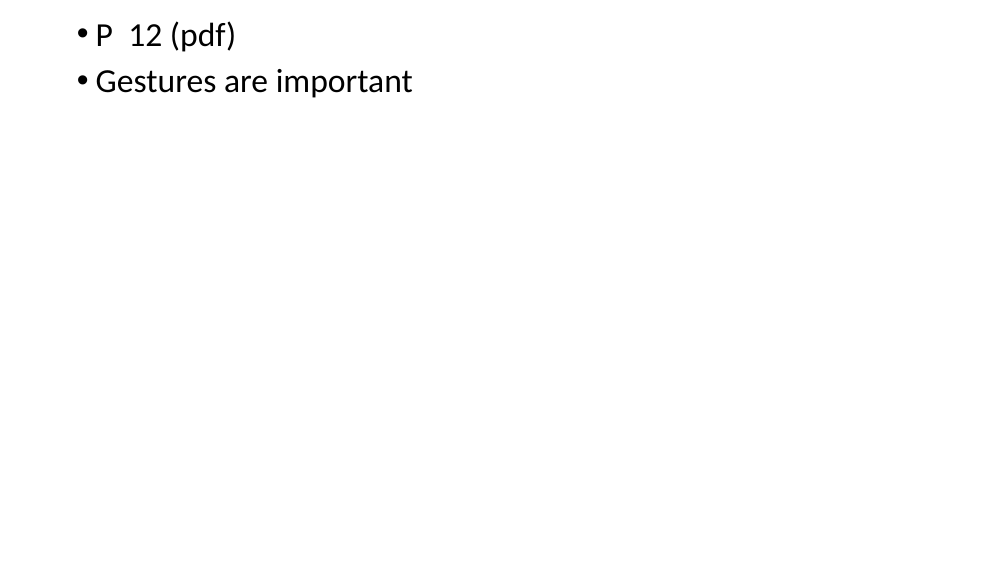
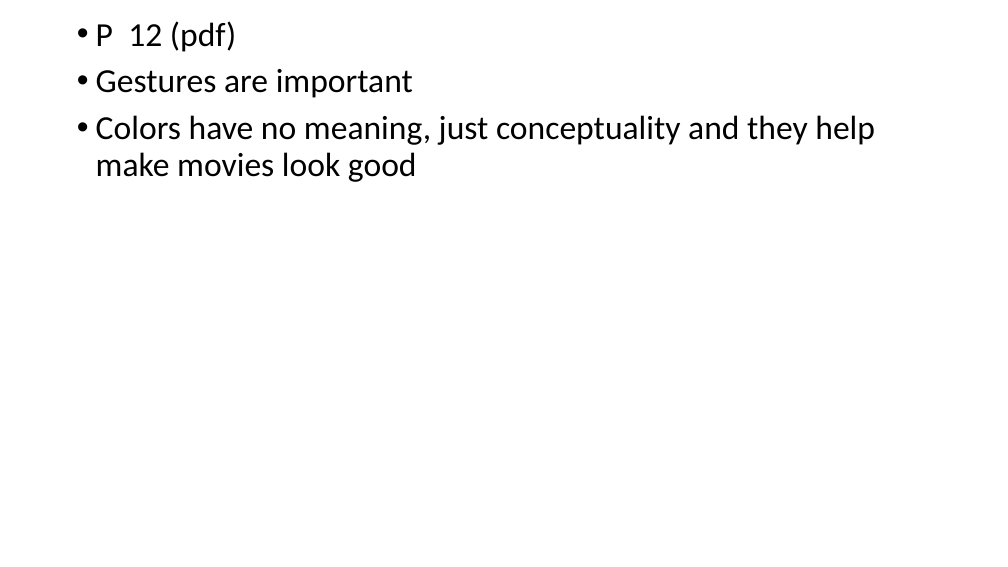
Before and after one commit to MichaelOdumosu57/Spring_2017, a slide deck: slide 36 of Spring 2017 Semester/Music or Arts/ARUS HW/6 ARUS HW/ARUS HW#6 notes.pptx. Drawn at 1008x567 pixels with LibreOffice and Linux fonts; fonts in the diff are those of the drawing. Boxes give left, top, right and bottom in pixels: in the first picture for what was removed or moved away, otherwise in the second. Text is boxed around its words. In the diff, an @@ line names an element or a change of style, - is before the commit and + after.

```diff
--- a/Spring 2017 Semester/Music or Arts/ARUS HW/6 ARUS HW/ARUS HW#6 notes.pptx
+++ b/Spring 2017 Semester/Music or Arts/ARUS HW/6 ARUS HW/ARUS HW#6 notes.pptx
@@ text at (96,115,875,182): paragraph added @@
+• Colors have no meaning, just conceptuality and they help make movies look good
```
Also in this commit, not shown: 1 other slide changed, 19 slides added, 17 other files.
